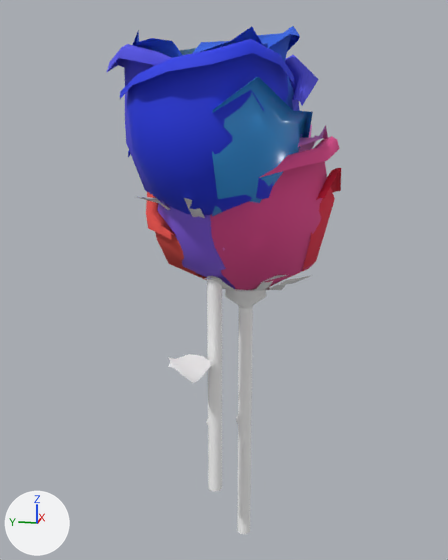
The glTF model asset/rose.glb: old version first, new version second.
One viewpoint serves both versions: a 50 mm camera at (-7.17, -1.55, 0.73) aimed at (0.31, -0.06, -1.13). Lighting does not change. The marker at lower left points along +X, +Y and +Z. Where no turn or scale is listed for an object, it has been applied to the vertices.

Script lines for the objects in view, before the commit:
```python
me_cylinder_013 = bpy.data.meshes.new('Cylinder.013')
me_cylinder_013.from_pydata(...)  # 63 vertices, 96 faces; spans x -0.92..0.75, y -0.15..1.1, z 4.46..6.31
me_cylinder_013.materials.append(mat_マテリアル_010)  # blue #5654e7
me_cylinder_017 = bpy.data.meshes.new('Cylinder.017')
me_cylinder_017.from_pydata(...)  # 266 vertices, 460 faces; spans x -0.97..0.72, y -0.71..0.85, z 0.86..4.78
me_cylinder_017.materials.append(mat_マテリアル_001)  # white #ffffff
me_cylinder_025 = bpy.data.meshes.new('Cylinder.025')
me_cylinder_025.from_pydata(...)  # 266 vertices, 460 faces; spans x -0.85..0.89, y -0.84..0.85, z 0.84..4.78
me_cylinder_025.materials.append(mat_マテリアル_001)  # white #ffffff
ob_cylinder_008 = bpy.data.objects.new('Cylinder.008', me_cylinder_013)
ob_cylinder_008.location = (-0.01, 0.01, -4.75)
ob_cylinder_012 = bpy.data.objects.new('Cylinder.012', me_cylinder_017)
ob_cylinder_012.location = (-0.01, 0.01, -4.75)
ob_cylinder_025 = bpy.data.objects.new('Cylinder.025', me_cylinder_025)
ob_cylinder_025.location = (0.47, -0.31, -5.68)
# also in view: 'Cylinder.009' at (0.42, -0.45, 0.63); 'Cylinder.010' at (-0.27, -0.57, 0.43); 'Cylinder.020' at (0.2, -0.72, -0.29); 'Cylinder.005' at (0.02, -0.02, 0.8); 'Cylinder.021' at (-0.08, -0.13, -0.29)
```
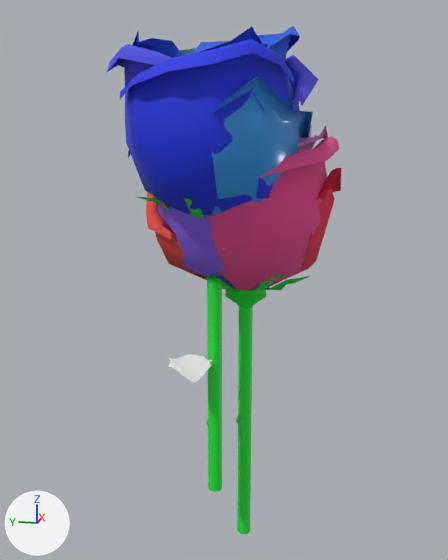
What differs and where, as boxes (x1, y1, x2, y2) in the pictures (448 x 560 px):
```json
{"object": "Cylinder.025", "change": "recoloured", "before": [205, 275, 310, 534], "after": [205, 275, 310, 534], "on screen": "white to green"}
{"object": "Cylinder.012", "change": "recoloured", "before": [138, 197, 222, 492], "after": [138, 197, 222, 492], "on screen": "white to green"}
```

The change, as JSON lines over the scene's bpy script:
```json
{"op": "add", "block": "mat_マテリアル", "code": ["mat_マテリアル = principled_material('マテリアル')", "mat_マテリアル.base_color = (0.012, 0.8, 0.0427)  # green #1de73a"]}
{"block": "me_cylinder_017", "where": "me_cylinder_017.from_pydata(...)  # 266 vertices, 460 faces; spans x -0.97..0.72, y -0.71..0.85, z 0.86..4.78"}
{"op": "remove", "block": "me_cylinder_017", "code": "me_cylinder_017.materials.append(mat_マテリアル_001)  # white #ffffff"}
{"op": "add", "block": "me_cylinder_017", "code": "me_cylinder_017.materials.append(mat_マテリアル)  # green #1de73a"}
{"block": "me_cylinder_025", "where": "me_cylinder_025.from_pydata(...)  # 266 vertices, 460 faces; spans x -0.85..0.89, y -0.84..0.85, z 0.84..4.78"}
{"op": "remove", "block": "me_cylinder_025", "code": "me_cylinder_025.materials.append(mat_マテリアル_001)  # white #ffffff"}
{"op": "add", "block": "me_cylinder_025", "code": "me_cylinder_025.materials.append(mat_マテリアル)  # green #1de73a"}
```
